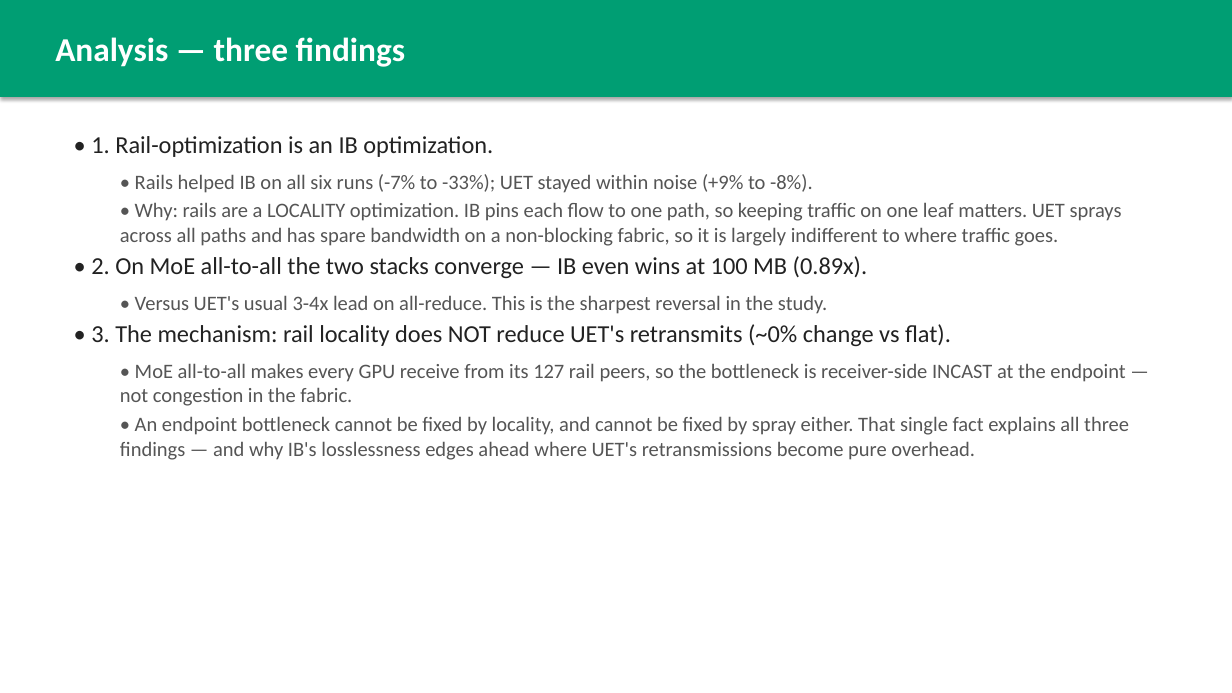
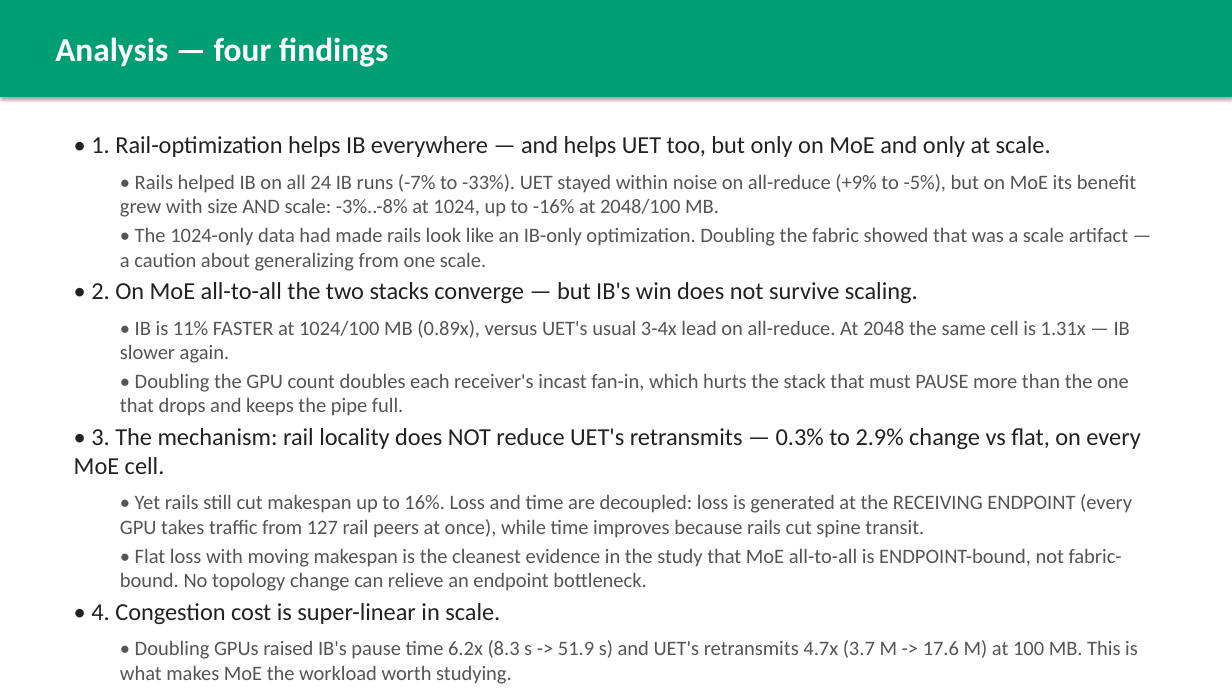
Before and after one commit to Mahmoudzahalka/HTSIM, a slide deck: slide 33 of htsim/sim/datacenter/experiments/runs/IB_vs_UET_presentation.pptx (slide 31 before the commit). Drawn at 1232x693 pixels with LibreOffice and Linux fonts; fonts in the diff are those of the drawing. Boxes give left, top, right and bottom in pixels: in the first picture for what was removed or moved away, otherwise in the second. Text is boxed around its words. In the diff, an @@ line names an element or a change of style, - is before the commit and + after.

Commit message:
Rail study complete: 48/48 runs, fold in the 3 big-box results
The three MoE/2048/100MB cells (ib.rail, ib.flat, uet.flat) came back clean from
the larger-memory machine -- all flows finished, zero lossless overflow. Grid is
now 48/48 ok.

Reassembled results_rail.csv / utilization_rail.csv (48 rows each).

make_graphs_rail.py: g() matched only (workload,size,stack,topology) and returned
the first hit, so once 2048 rows were appended it silently plotted the 1024 row
every time -- half the grid was missing from every figure. Added an explicit node
count and split all figures by scale; new fig4 carries the IB/UET ratio.

The 2048 data overturns two conclusions drawn from the 1024-only grid:
  - "UET is indifferent to rails" holds for all-reduce but NOT for MoE, where
    UET's rail benefit grows with scale to -16% at 2048/100MB.
  - IB's 11% MoE win at 1024/100MB (0.89x) does not survive scaling: 1.31x at 2048.
Rail locality still leaves UET's retransmits unchanged (0.3-2.9%) even where it
cuts makespan 16%, which is the clearest evidence yet that MoE is endpoint-bound.

Updated §8 of DESIGN_AND_VALIDATION.md, §7 of IB_vs_UET_COMPARISON.md, and the
deck (34 -> 36 slides). RUN_ON_BIGGER_BOX.md marked done, kept as the repro record.

```diff
--- a/htsim/sim/datacenter/experiments/runs/IB_vs_UET_presentation.pptx
+++ b/htsim/sim/datacenter/experiments/runs/IB_vs_UET_presentation.pptx
@@ text at (x1=55, y1=37, x2=388, y2=67): text changed @@
-Analysis — three findings
+Analysis — four findings
@@ text at (x1=74, y1=136, x2=1140, y2=655): text changed @@
-• 1. Rail-optimization is an IB optimization.
-  • Rails helped IB on all six runs (-7% to -33%); UET stayed within noise (+9% to -8%).
-  • Why: rails are a LOCALITY optimization. IB pins each flow to one path, so keeping traffic on one leaf matters. UET sprays across all paths and has spare bandwidth on a non-blocking fabric, so it is largely indifferent to where traffic goes.
-• 2. On MoE all-to-all the two stacks converge — IB even wins at 100 MB (0.89x).
-  • Versus UET's usual 3-4x lead on all-reduce. This is the sharpest reversal in the study.
-• 3. The mechanism: rail locality does NOT reduce UET's retransmits (~0% change vs flat).
-  • MoE all-to-all makes every GPU receive from its 127 rail peers, so the bottleneck is receiver-side INCAST at the endpoint — not congestion in the fabric.
-  • An endpoint bottleneck cannot be fixed by locality, and cannot be fixed by spray either. That single fact explains all three findings — and why IB's losslessness edges ahead where UET's retransmissions become pure overhead.
+• 1. Rail-optimization helps IB everywhere — and helps UET too, but only on MoE and only at scale.
+  • Rails helped IB on all 24 IB runs (-7% to -33%). UET stayed within noise on all-reduce (+9% to -5%), but on MoE its benefit grew with size AND scale: -3%..-8% at 1024, up to -16% at 2048/100 MB.
+  • The 1024-only data had made rails look like an IB-only optimization. Doubling the fabric showed that was a scale artifact — a caution about generalizing from one scale.
+• 2. On MoE all-to-all the two stacks converge — but IB's win does not survive scaling.
+  • IB is 11% FASTER at 1024/100 MB (0.89x), versus UET's usual 3-4x lead on all-reduce. At 2048 the same cell is 1.31x — IB slower again.
+  • Doubling the GPU count doubles each receiver's incast fan-in, which hurts the stack that must PAUSE more than the one that drops and keeps the pipe full.
+• 3. The mechanism: rail locality does NOT reduce UET's retransmits — 0.3% to 2.9% change vs flat, on every MoE cell.
+  • Yet rails still cut makespan up to 16%. Loss and time are decoupled: loss is generated at the RECEIVING ENDPOINT (every GPU takes traffic from 127 rail peers at once), while time improves because rails cut spine transit.
+  • Flat loss with moving makespan is the cleanest evidence in the study that MoE all-to-all is ENDPOINT-bound, not fabric-bound. No topology change can relieve an endpoint bottleneck.
+• 4. Congestion cost is super-linear in scale.
+  • Doubling GPUs raised IB's pause time 6.2x (8.3 s -> 51.9 s) and UET's retransmits 4.7x (3.7 M -> 17.6 M) at 100 MB. This is what makes MoE the workload worth studying.
```
Also in this commit, not shown: 5 other slides changed, 3 slides added, 1 slide removed, 12 other files.
